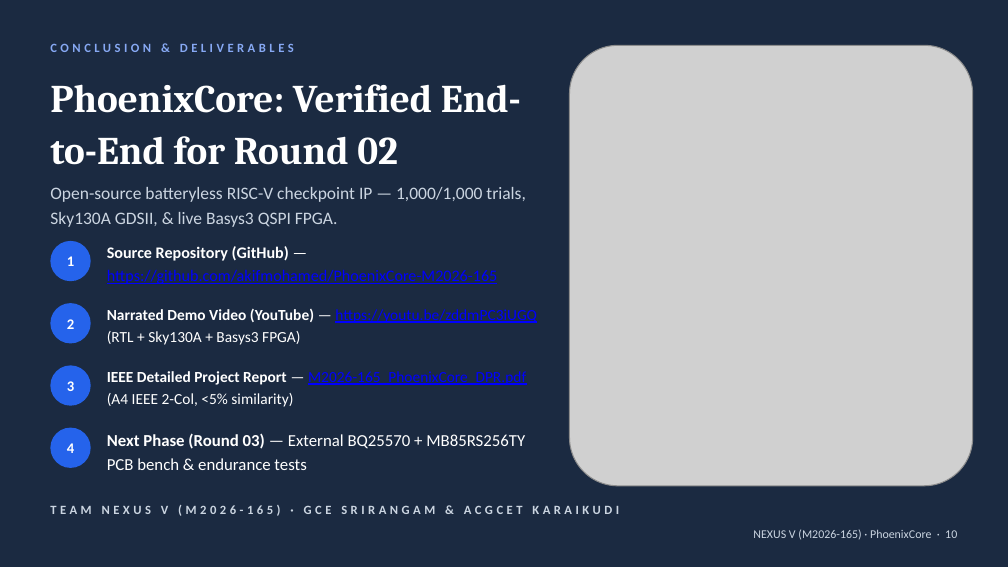
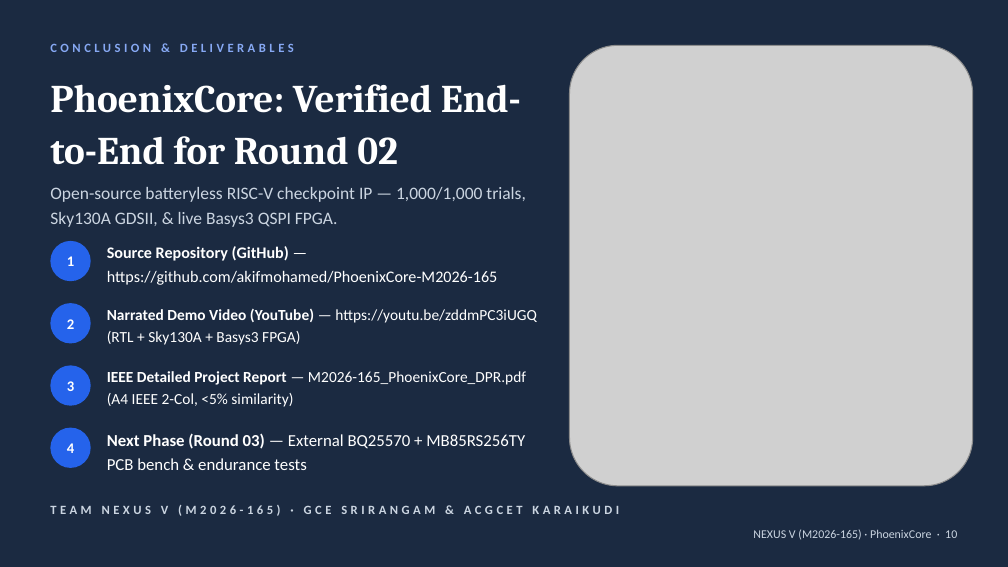
Before and after one commit to akifmohamed/PhoenixCore-M2026-165, a slide deck: slide 10 of docs/M2026-165_PhoenixCore_Final_Presentation.pptx. Drawn at 1008x567 pixels with LibreOffice and Linux fonts; fonts in the diff are those of the drawing; grey boxes stand for pictures. Boxes give left, top, right and bottom in pixels: in the first picture for what was removed or moved away, otherwise in the second. Text is boxed around its words. In the diff, an @@ line names an element or a change of style, - is before the commit and + after.

```diff
--- a/docs/M2026-165_PhoenixCore_Final_Presentation.pptx
+++ b/docs/M2026-165_PhoenixCore_Final_Presentation.pptx
@@ text "Source Repository (GitHub) — https://github.com/akifmohamed/ ..." at <box>107,246,498,285</box>: text colour #0000FF to #FFFFFF, underline off in "https://github.com/akifmohamed/PhoenixCore-M2026-165" @@
@@ text "Narrated Demo Video (YouTube) — ..." at <box>107,309,537,345</box>: text colour #0000FF to #FFFFFF, underline off in "https://youtu.be/zddmPC3iUGQ" @@
@@ text "IEEE Detailed Project Report — ..." at <box>107,371,526,407</box>: text colour #0000FF to #FFFFFF, underline off in "M2026-165_PhoenixCore_DPR.pdf" @@
```
Also in this commit, not shown: 6 other slides changed, 1 other file.
